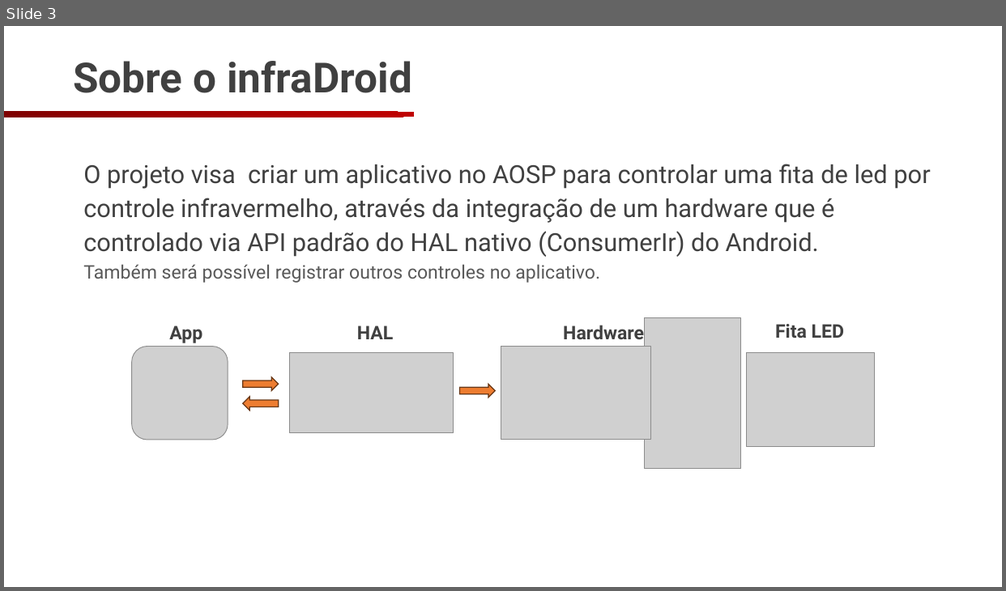
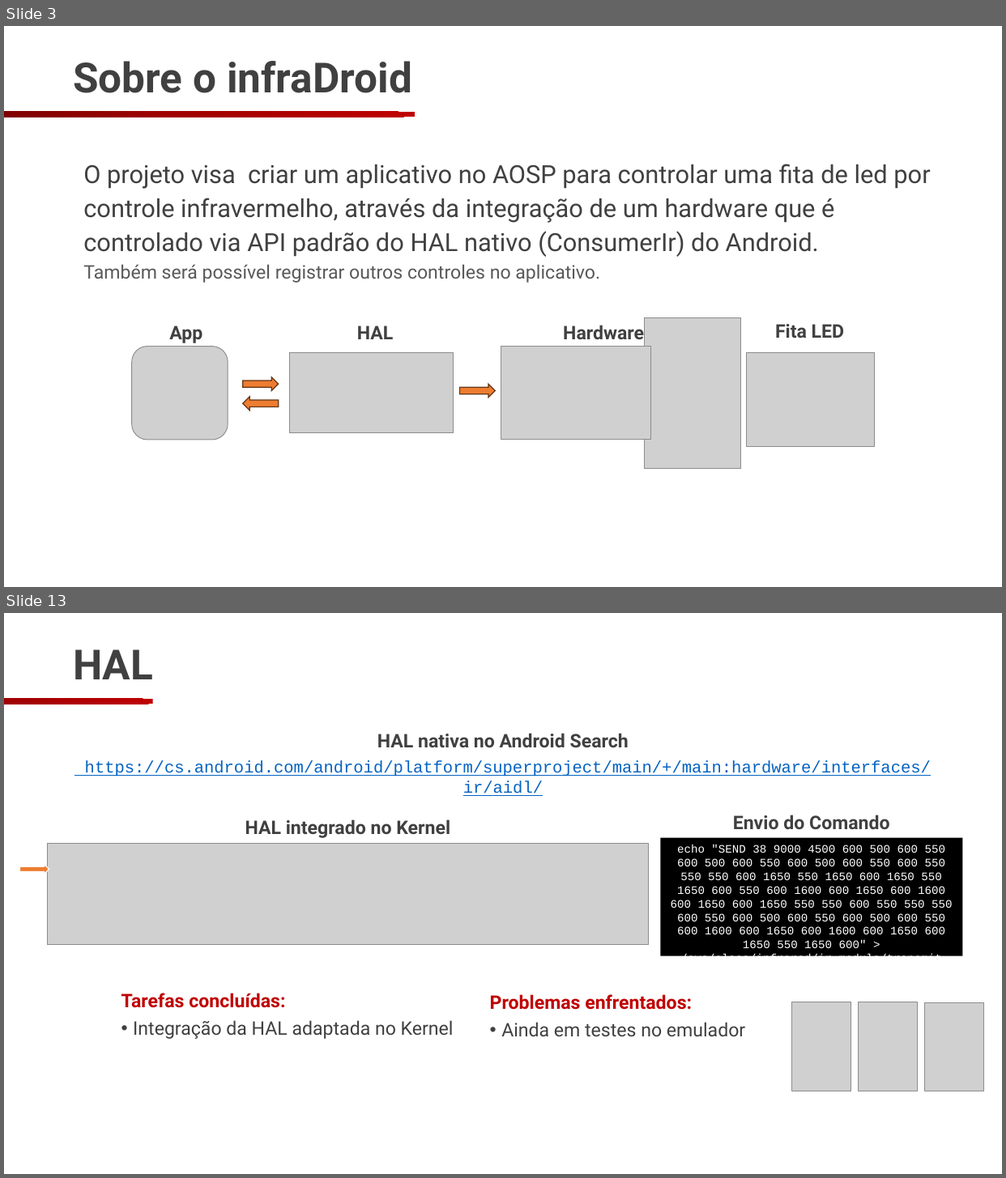
Before and after one commit to NBO2001/InfraDroid, a slide deck: slides/02_apresentacao/slide_02.pptx. Shown one above the other, each under a label of ours: slide 3 before the commit, slides 3 and 13 after it; the slides between them are not shown. The pictures are 1006x591 and 1006x1178 pixels, drawn with LibreOffice and Linux fonts; fonts in the diff are those of the drawing; grey boxes stand for pictures; background and template pictures are left out. Boxes give left, top, right and bottom in pixels: in the first picture for what was removed or moved away, otherwise in the second. Text is boxed around its words. In the diff, an @@ line names an element or a change of style, - is before the commit and + after.

```diff
--- a/slides/02_apresentacao/slide_02.pptx
+++ b/slides/02_apresentacao/slide_02.pptx
@@ slide 13 added at bbox=[4, 613, 1002, 1174], background picture (left out) @@
@@ text added at bbox=[73, 649, 153, 679], 40 pt, text #404040, bold @@
+HAL
@@ rectangle added at bbox=[4, 699, 153, 705], fill gradient #720000 to #A20000 to #C00000 @@
@@ text added at bbox=[377, 733, 629, 747], 18 pt, text #404040, bold @@
+HAL nativa no Android Search
@@ text added at bbox=[85, 760, 931, 796], 16 pt, text #0563C1, underline @@
+https://cs.android.com/android/platform/superproject/main/+/main:hardware/interfaces/ir/aidl/
@@ text added at bbox=[245, 820, 450, 838], 18 pt, text #404040, bold @@
+HAL integrado no Kernel
@@ text added at bbox=[733, 815, 889, 829], 18 pt, text #404040, bold @@
+Envio do Comando
@@ picture added at bbox=[48, 844, 650, 944] @@
@@ rectangle added at bbox=[661, 837, 963, 956], fill #000000, 11 pt, text #FFFFFF @@
+echo "SEND 38 9000 4500 600 500 600 550 600 500 600 550 600 500 600 550 600 550 550 550 600 1650 550 1650 600 1650 550 1650 600 550 600 1600 600 1650 600 1600 600 1650 600 1650 550 550 600 550 550 550 600 550 600 500 600 550 600 500 600 550 600 1600 600 1650 600 1600 600 1650 600 1650 550 1650 600" > /sys/class/infrared/ir_module/transmit
@@ right arrow added at bbox=[19, 865, 49, 875], fill #ED7D31, outline #FFFFFF 1 pt @@
@@ text added at bbox=[121, 993, 285, 1008], 18 pt, text #C00000, bold @@
+Tarefas concluídas:
@@ text added at bbox=[490, 995, 692, 1010], 18 pt, text #C00000, bold @@
+Problemas enfrentados:
@@ text added at bbox=[133, 1020, 454, 1039], 18 pt, text #404040 @@
+• Integração da HAL adaptada no Kernel
@@ text added at bbox=[501, 1022, 745, 1037], 18 pt, text #404040 @@
+• Ainda em testes no emulador
@@ picture added at bbox=[792, 1003, 851, 1092] @@
@@ picture added at bbox=[859, 1003, 918, 1092] @@
@@ picture added at bbox=[925, 1003, 984, 1092] @@
```
Also in this commit, not shown: 5 slides changed, 1 other slide added, 2 slides removed, 4 other files.
